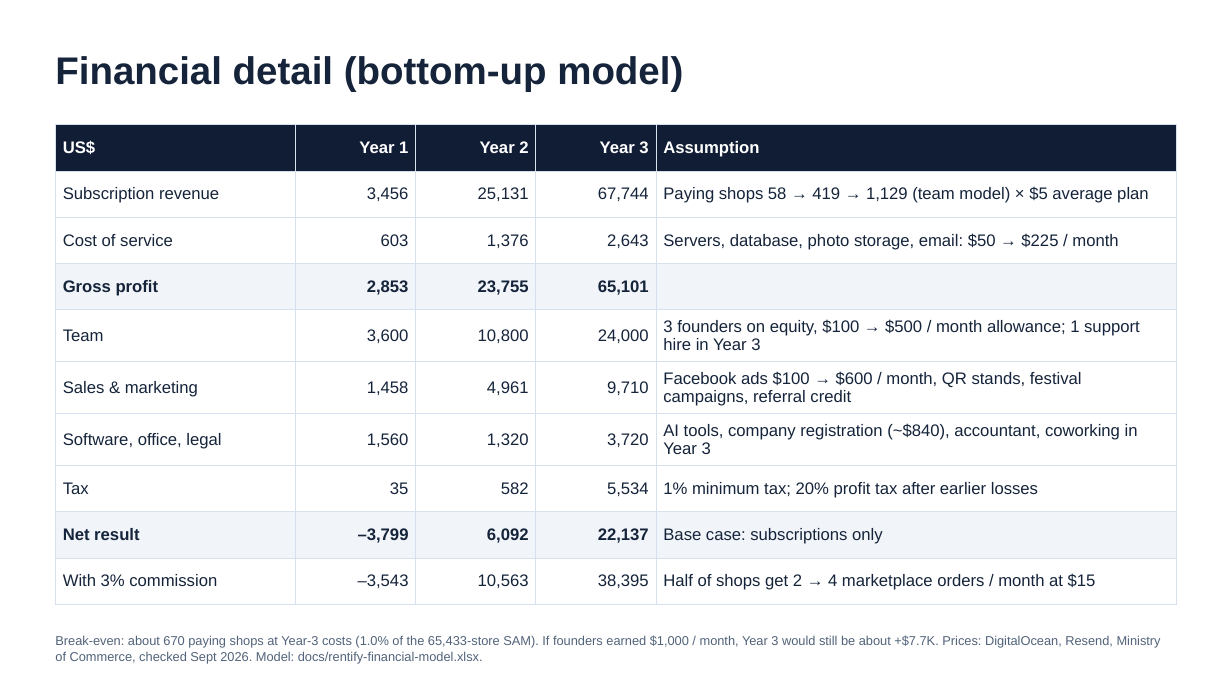
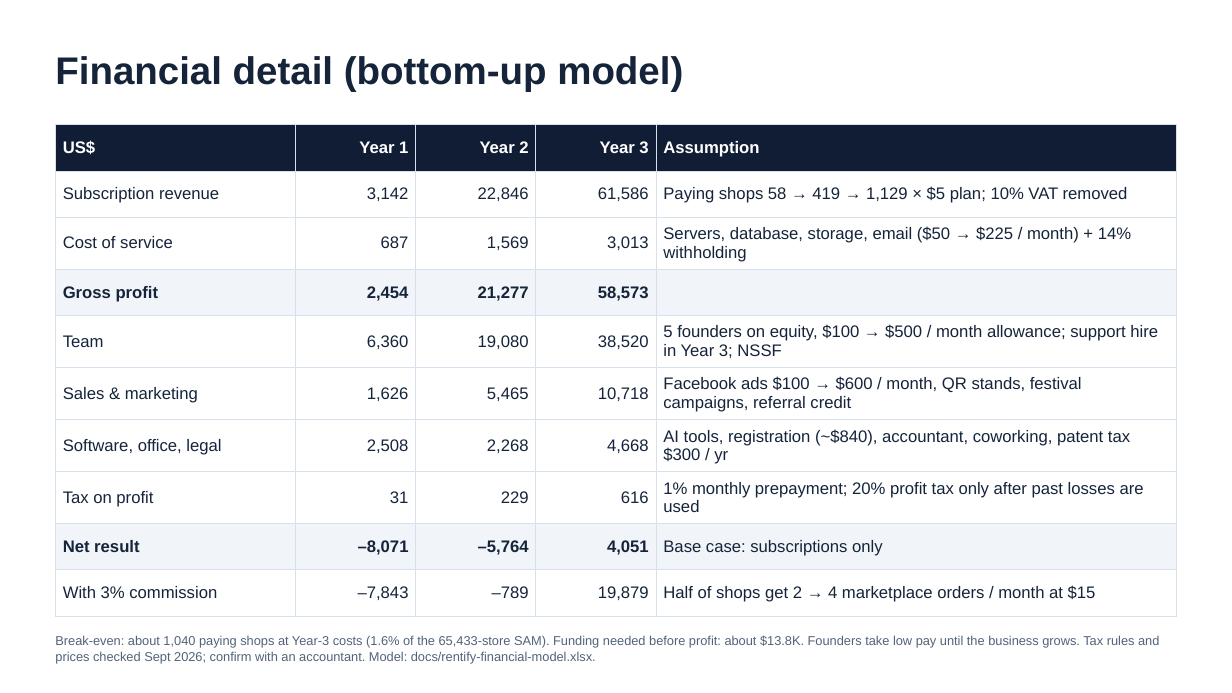
Before and after one commit to mengchheanglong/rentify-unipreneur, a slide deck: slide 1 of output/drafts/Rentify_v6_slide17_financial-detail.pptx. Drawn at 1232x693 pixels with LibreOffice and Linux fonts; fonts in the diff are those of the drawing. Boxes give left, top, right and bottom in pixels: in the first picture for what was removed or moved away, otherwise in the second. Text is boxed around its words. In the diff, an @@ line names an element or a change of style, - is before the commit and + after.

```diff
--- a/output/drafts/Rentify_v6_slide17_financial-detail.pptx
+++ b/output/drafts/Rentify_v6_slide17_financial-detail.pptx
@@ table at [55, 125, 1177, 606] @@
-row 2: Subscription revenue | 3,456 | 25,131 | 67,744 | Paying shops 58 → 419 → 1,129 (team model) × $5 average plan
+row 2: Subscription revenue | 3,142 | 22,846 | 61,586 | Paying shops 58 → 419 → 1,129 × $5 plan; 10% VAT removed
-row 3: Cost of service | 603 | 1,376 | 2,643 | Servers, database, photo storage, email: $50 → $225 / month
+row 3: Cost of service | 687 | 1,569 | 3,013 | Servers, database, storage, email ($50 → $225 / month) + 14% withholding
-row 4: Gross profit | 2,853 | 23,755 | 65,101 | 
+row 4: Gross profit | 2,454 | 21,277 | 58,573 | 
-row 5: Team | 3,600 | 10,800 | 24,000 | 3 founders on equity, $100 → $500 / month allowance; 1 support hire in Year 3
+row 5: Team | 6,360 | 19,080 | 38,520 | 5 founders on equity, $100 → $500 / month allowance; support hire in Year 3; NSSF
-row 6: Sales & marketing | 1,458 | 4,961 | 9,710 | Facebook ads $100 → $600 / month, QR stands, festival campaigns, referral credit
+row 6: Sales & marketing | 1,626 | 5,465 | 10,718 | Facebook ads $100 → $600 / month, QR stands, festival campaigns, referral credit
-row 7: Software, office, legal | 1,560 | 1,320 | 3,720 | AI tools, company registration (~$840), accountant, coworking in Year 3
+row 7: Software, office, legal | 2,508 | 2,268 | 4,668 | AI tools, registration (~$840), accountant, coworking, patent tax $300 / yr
-row 8: Tax | 35 | 582 | 5,534 | 1% minimum tax; 20% profit tax after earlier losses
+row 8: Tax on profit | 31 | 229 | 616 | 1% monthly prepayment; 20% profit tax only after past losses are used
-row 9: Net result | –3,799 | 6,092 | 22,137 | Base case: subscriptions only
+row 9: Net result | –8,071 | –5,764 | 4,051 | Base case: subscriptions only
-row 10: With 3% commission | –3,543 | 10,563 | 38,395 | Half of shops get 2 → 4 marketplace orders / month at $15
+row 10: With 3% commission | –7,843 | –789 | 19,879 | Half of shops get 2 → 4 marketplace orders / month at $15
@@ text at [55, 635, 1159, 664]: text changed @@
-Break-even: about 670 paying shops at Year-3 costs (1.0% of the 65,433-store SAM). If founders earned $1,000 / month, Year 3 would still be about +$7.7K. Prices: DigitalOcean, Resend, Ministry of Commerce, checked Sept 2026. Model: docs/rentify-financial-model.xlsx.
+Break-even: about 1,040 paying shops at Year-3 costs (1.6% of the 65,433-store SAM). Funding needed before profit: about $13.8K. Founders take low pay until the business grows. Tax rules and prices checked Sept 2026; confirm with an accountant. Model: docs/rentify-financial-model.xlsx.
```
Also in this commit, not shown: 7 other files.
